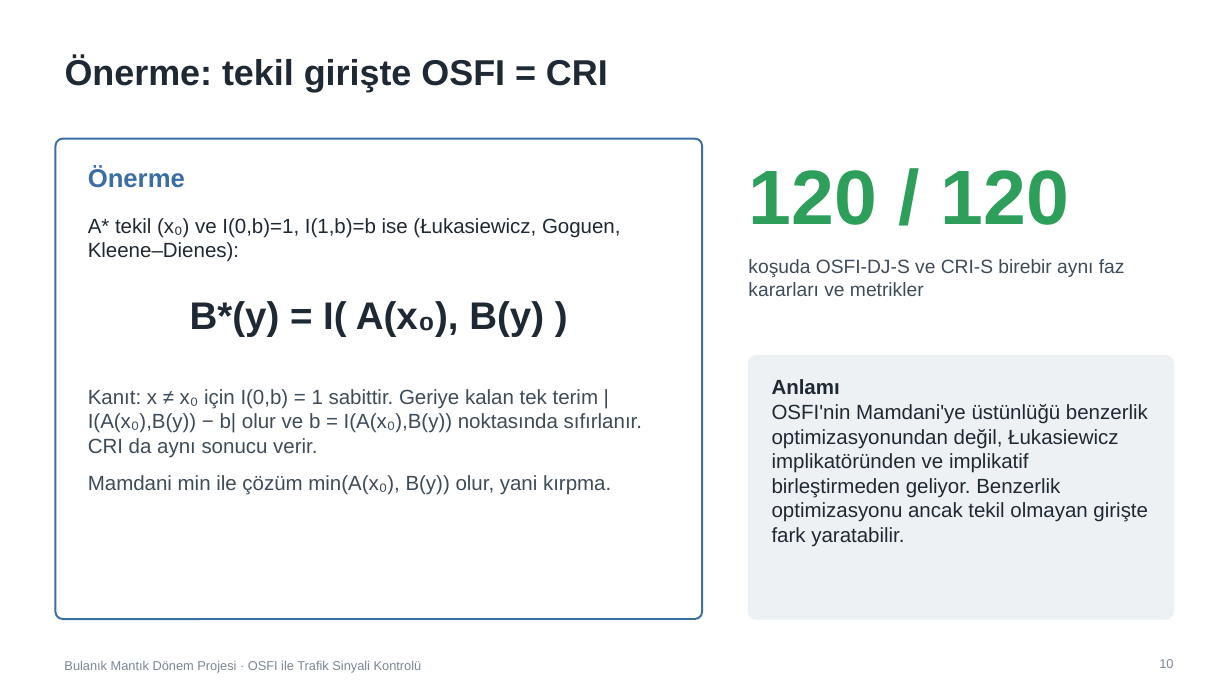
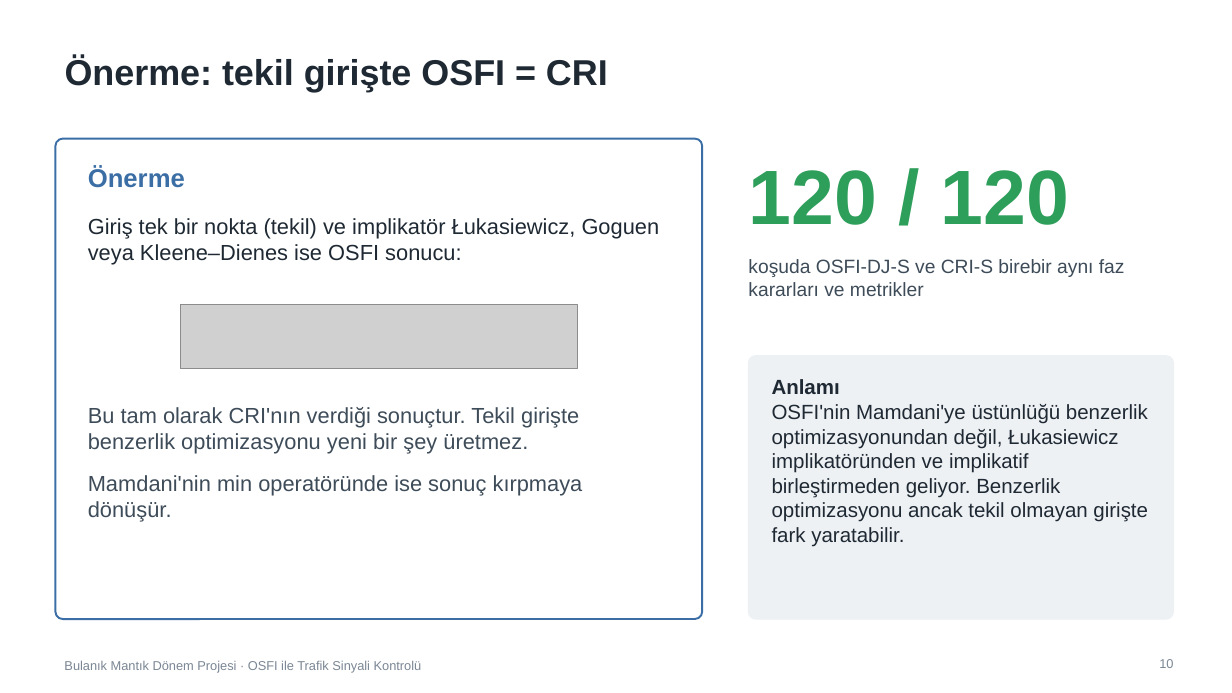
Before and after one commit to iscanliomerfaruk/osfi-traffic-signal-control, a slide deck: slide 10 of presentation/OSFI_Sunum.pptx. Drawn at 1232x693 pixels with LibreOffice and Linux fonts; fonts in the diff are those of the drawing; grey boxes stand for pictures. Boxes give left, top, right and bottom in pixels: in the first picture for what was removed or moved away, otherwise in the second. Text is boxed around its words. In the diff, an @@ line names an element or a change of style, - is before the commit and + after.

```diff
--- a/presentation/OSFI_Sunum.pptx
+++ b/presentation/OSFI_Sunum.pptx
@@ text at (88,218,660,265): text changed; size 16 to 17 pt @@
-A* tekil (x₀) ve I(0,b)=1, I(1,b)=b ise (Łukasiewicz, Goguen, Kleene–Dienes):
+Giriş tek bir nokta (tekil) ve implikatör Łukasiewicz, Goguen veya Kleene–Dienes ise OSFI sonucu:
@@ picture added at (180,305,578,369) @@
@@ text removed at (190,301,544,337) @@
-B*(y) = I( A(x₀), B(y) )
@@ text at (88,407,583,522): text changed; size 16 to 17 pt @@
-Kanıt: x ≠ x₀ için I(0,b) = 1 sabittir. Geriye kalan tek terim |I(A(x₀),B(y)) − b| olur ve b = I(A(x₀),B(y)) noktasında sıfırlanır. CRI da aynı sonucu verir.
-Mamdani min ile çözüm min(A(x₀), B(y)) olur, yani kırpma.
+Bu tam olarak CRI'nın verdiği sonuçtur. Tekil girişte benzerlik optimizasyonu yeni bir şey üretmez.
+Mamdani'nin min operatöründe ise sonuç kırpmaya dönüşür.
```
Also in this commit, not shown: 6 other slides changed, 1 slide added, 1 slide removed, 1 other file.
